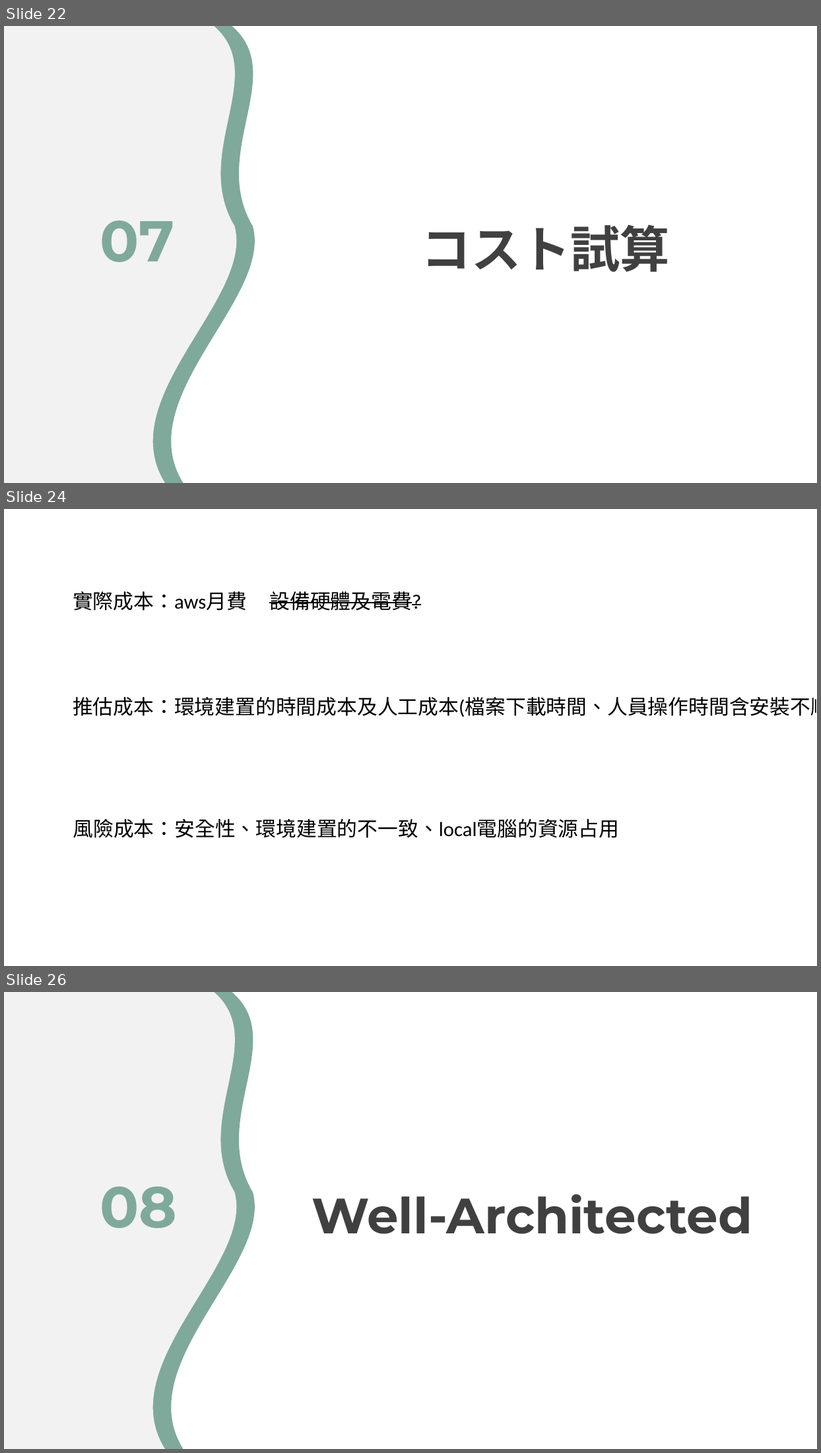
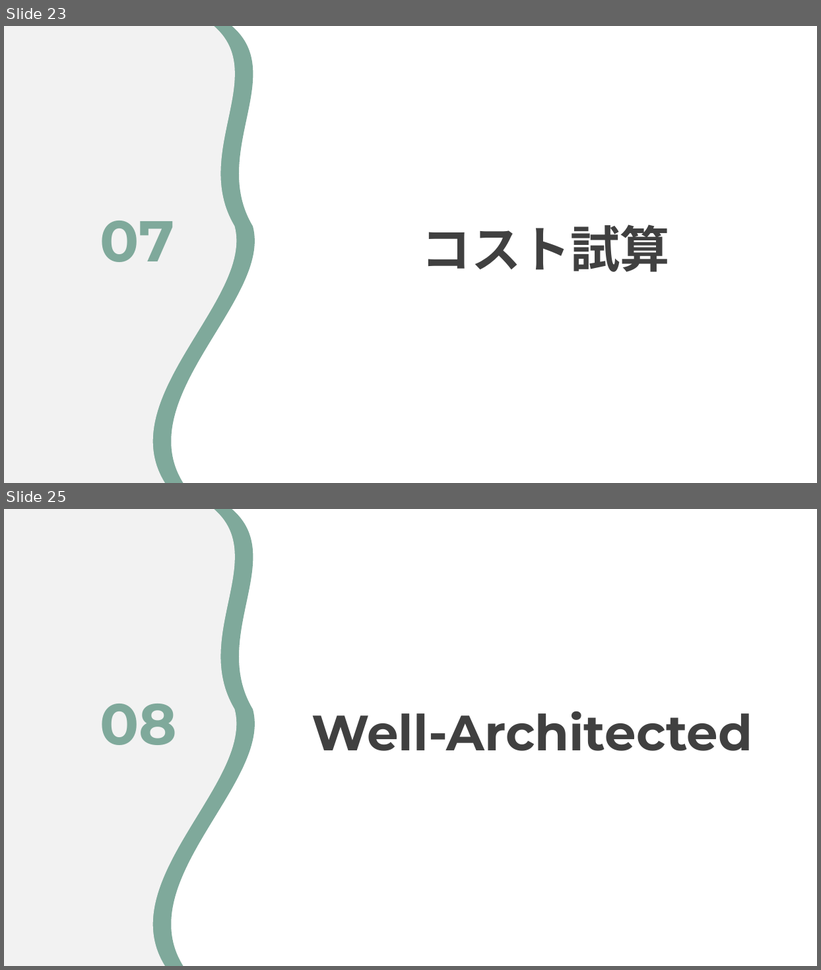
Before and after one commit to hu357159/AWS-architecture-Staging-Deployment, a slide deck: テスト環境改善提案書_Test Environment Improvement Proposal.pptx. Shown one above the other, each under a label of ours: slides 22, 24 and 26 before the commit, slides 23 and 25 after it; the slides between them are not shown. The pictures are 821x1453 and 821x970 pixels, drawn with LibreOffice and Linux fonts; fonts in the diff are those of the drawing. Boxes give left, top, right and bottom in pixels: in the first picture for what was removed or moved away, otherwise in the second. Text is boxed around its words. In the diff, an @@ line names an element or a change of style, - is before the commit and + after.

```diff
--- a/テスト環境改善提案書_Test Environment Improvement Proposal.pptx
+++ b/テスト環境改善提案書_Test Environment Improvement Proposal.pptx
@@ slide 24 removed at box(4, 509, 817, 966), background #FFFFFF @@
@@ text removed at box(73, 591, 421, 611) @@
-實際成本：aws月費 設備硬體及電費?
@@ text removed at box(73, 697, 817, 717) @@
-推估成本：環境建置的時間成本及人工成本(檔案下載時間、人員操作時間含安裝不順利)
@@ text removed at box(73, 819, 619, 838) @@
-風險成本：安全性、環境建置的不一致、local電腦的資源占用
@@ what was slide 22 is now slide 23 @@
@@ what was slide 26 is now slide 25 @@
```
Also in this commit, not shown: 2 slides added, 2 other slides removed, 1 other file.
